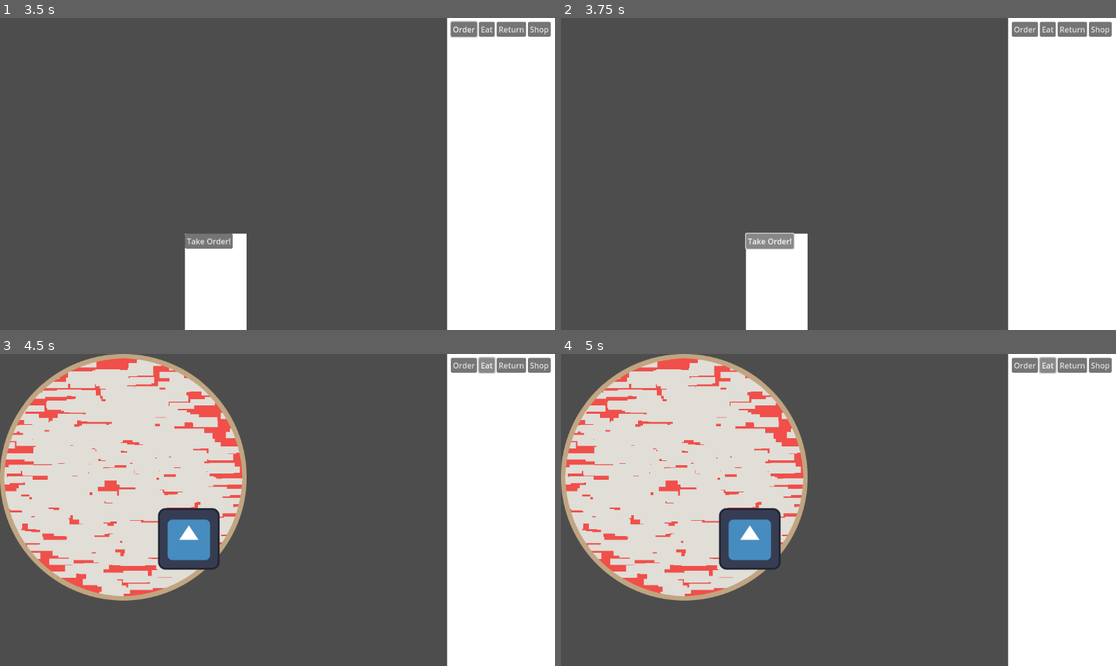
Above: before the commit, frames 1-4 (two rows, left to right).
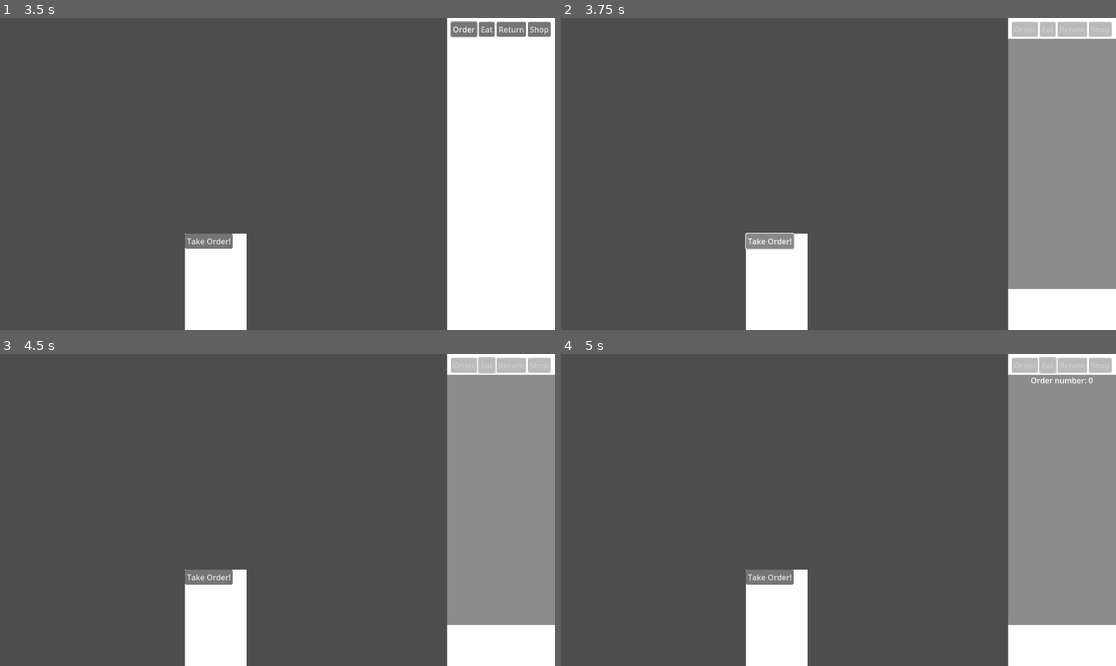
Above: after the commit, the same moments.

Repository: Just-a-Bee/Papas-Pizza-Eater
Game: Godot game, scene res://main.tscn
Two runs of this game, one before a commit and one after it. Both use one fixed random seed, a clock stepped at 60 frames per second and the inputs below. The project has no main scene, so this scene is started directly. The engine's default icon, where the game draws it, is replaced by a stand-in: a white triangle on a blue panel in a dark square.
Inputs (mouse positions are in pixels of both pictures, inside the frame that each line leads up to):
- Up to frame 1 (3.5 s): click "Order" at 0.5 s; move the mouse to (399, 158) at 1.27 s; hold D (right) 1.28-2.03 s; click (399, 158) at 1.42 s; move the mouse to (166, 189) at 2.02 s; hold A (left) 2.03-2.78 s; move the mouse to (333, 105) at 2.77 s; hold D (right) from 2.78 s (still down)
- Up to frame 2 (3.75 s): release D (right) at 3.5 s; click "Take Order!" at 3.5 s
- Up to frame 3 (4.5 s): click (488, 366) at 4.25 s, where only the run before the commit has a clickable "Eat"
- Up to frame 4 (5 s): no input

Frame 1 is identical in both runs. In frame 2, 16% of the frame differs, in the area x 80-100%, y 1-87%; in frame 3, 47%, in the area x 0-100%, y 0-100%; in frame 4, 47%.

Commit message:
Revert "Revert "Add customer order""

Diff:
--- a/customer.gd
+++ b/customer.gd
@@ -8,4 +8,4 @@
 
 
 func _on_order_button_button_up():
-	get_parent().take_order(self)
+	get_parent().take_order()
--- a/main.gd
+++ b/main.gd
@@ -10,6 +10,7 @@
 
 @onready var station_arr = [$OrderStation, $EatStation] #array of all stations, indexes are in enum
 @onready var current_station = $OrderStation
+var current_order = null
 
 #function to change station, new station is an int from the station enum
 func change_station(new_station):
--- a/card.gd
+++ b/order.gd
@@ -8,13 +8,32 @@
 var topping_total_dict = {"Mushrooms" = 8, "Pepperoni" = 8}
 var expected_time = 60
 
+signal contents_displayed
+
 #on ready populate text with variable data
 func _ready():
-	$Contents/OrderNumber.text += str(number)
-	$Contents/Percent.text += str(percent_to_eat)
+	$Contents/Labels/OrderNumber.text += str(number)
+	$Contents/Labels/Percent.text += str(percent_to_eat)
 	for topping in topping_to_eat_dict.keys():
 		var topping_label = Label.new()
 		topping_label.text = topping + ": " + str(topping_to_eat_dict[topping])
 		topping_label.theme = load("res://black.tres")
 		topping_label.horizontal_alignment = HORIZONTAL_ALIGNMENT_CENTER
-		$Contents.add_child(topping_label)
+		topping_label.visible = false
+		$Contents/Labels.add_child(topping_label)
+	display_contents()
+
+func display_contents():
+	for item in $Contents/Labels.get_children():
+		await get_tree().create_timer(1).timeout
+		item.show()
+	contents_displayed.emit()
+
+
+func show_eat():
+	$Contents/EatButton.show()
+func hide_eat():
+	$Contents/EatButton.hide()
+
+func _on_eat_button_button_up():
+	pass
--- a/card.tscn
+++ b/order.tscn
@@ -1,9 +1,9 @@
 [gd_scene load_steps=3 format=3 uid="uid://dofi5etwohivx"]
 
-[ext_resource type="Script" path="res://card.gd" id="1_m1rxq"]
+[ext_resource type="Script" path="res://order.gd" id="1_m1rxq"]
 [ext_resource type="Theme" uid="uid://teb1pxbi0gcw" path="res://black.tres" id="2_gb7vd"]
 
-[node name="Card" type="Control"]
+[node name="Order" type="Control"]
 layout_mode = 3
 anchors_preset = 15
 anchor_right = 1.0
@@ -13,23 +13,34 @@
 script = ExtResource("1_m1rxq")
 
 [node name="Polygon2D" type="Polygon2D" parent="."]
-position = Vector2(0, 128)
+color = Color(0.54902, 0.54902, 0.54902, 1)
 polygon = PackedVector2Array(0, 0, 224, 0, 224, 520, 0, 520)
 
 [node name="Contents" type="VBoxContainer" parent="."]
 layout_mode = 0
-offset_top = 128.0
 offset_right = 224.0
-offset_bottom = 648.0
+offset_bottom = 520.0
 
-[node name="OrderNumber" type="Label" parent="Contents"]
+[node name="Labels" type="VBoxContainer" parent="Contents"]
+layout_mode = 2
+
+[node name="OrderNumber" type="Label" parent="Contents/Labels"]
+visible = false
 layout_mode = 2
 theme = ExtResource("2_gb7vd")
 text = "Order number: "
 horizontal_alignment = 1
 
-[node name="Percent" type="Label" parent="Contents"]
+[node name="Percent" type="Label" parent="Contents/Labels"]
+visible = false
 layout_mode = 2
 theme = ExtResource("2_gb7vd")
 text = "   % to eat: "
 horizontal_alignment = 1
+
+[node name="EatButton" type="Button" parent="Contents"]
+visible = false
+layout_mode = 2
+text = "Eat Pizza"
+
+[connection signal="button_up" from="Contents/EatButton" to="." method="_on_eat_button_button_up"]
--- a/side_bar.gd
+++ b/side_bar.gd
@@ -1,6 +1,13 @@
 extends Control
 
 @onready var main = get_parent()
+
+#function to disable or enable the buttons
+func set_disable(disable):
+	$VBoxContainer/HBoxContainer/Order.disabled = disable
+	$VBoxContainer/HBoxContainer/Eat.disabled = disable
+	$VBoxContainer/HBoxContainer/Return.disabled = disable
+	$VBoxContainer/HBoxContainer/Shop.disabled = disable
 
 #when the buttons are pressed, change main to respective station
 func _on_order_button_up():
--- a/stations/eat station/eat_station.gd
+++ b/stations/eat station/eat_station.gd
@@ -1,4 +1,6 @@
 extends Node2D
+
+@onready var main = get_parent()
 
 
 func _ready():
@@ -6,5 +8,10 @@
 
 func station_opened():
 	$Player.set_process(true)
+	if main.current_order:
+		main.current_order.show_eat()
+
 func station_closed():
 	$Player.set_process(false)
+	if main.current_order:
+		main.current_order.hide_eat()
--- a/stations/order station/order_station.gd
+++ b/stations/order station/order_station.gd
@@ -1,7 +1,10 @@
 extends Node2D
 
+@onready var main = get_parent()
+@onready var side_bar = get_parent().get_node("SideBar")
+
 var customer = preload("res://customer.tscn")
-var card = preload("res://card.tscn")
+var order = preload("res://order.tscn")
 
 const DOOR_POS = Vector2(960, 448)
 const COUNTER_POS = Vector2(384, 448)
@@ -23,5 +26,12 @@
 	add_child(new_customer)
 
 #function to take a customer's order
-func take_order(orderer):
-	pass
+func take_order():
+	#$Camera2D.enabled = true
+	var new_order = order.instantiate()
+	side_bar.get_node("VBoxContainer").add_child(new_order)
+	side_bar.set_disable(true)
+	await new_order.contents_displayed
+	$Camera2D.enabled = false
+	side_bar.set_disable(false)
+	main.current_order = new_order
--- a/stations/order station/order_station.tscn
+++ b/stations/order station/order_station.tscn
@@ -4,3 +4,8 @@
 
 [node name="OrderStation" type="Node2D"]
 script = ExtResource("1_3wba8")
+
+[node name="Camera2D" type="Camera2D" parent="."]
+position = Vector2(416, 416)
+enabled = false
+zoom = Vector2(2, 2)
